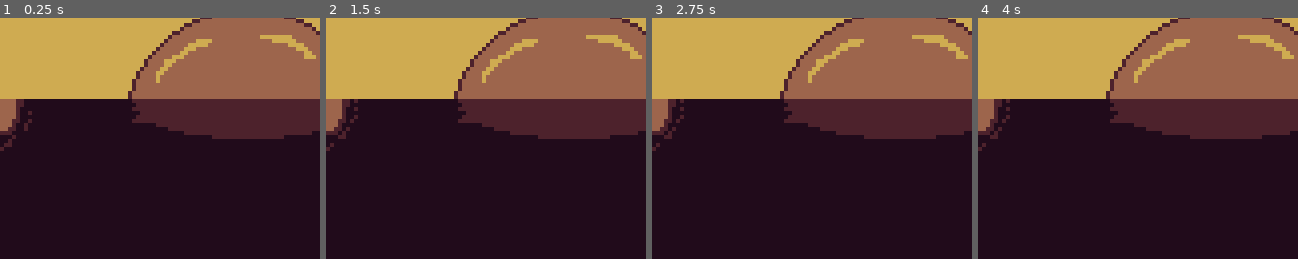
Above: before the commit, frames 1-4 (left to right).
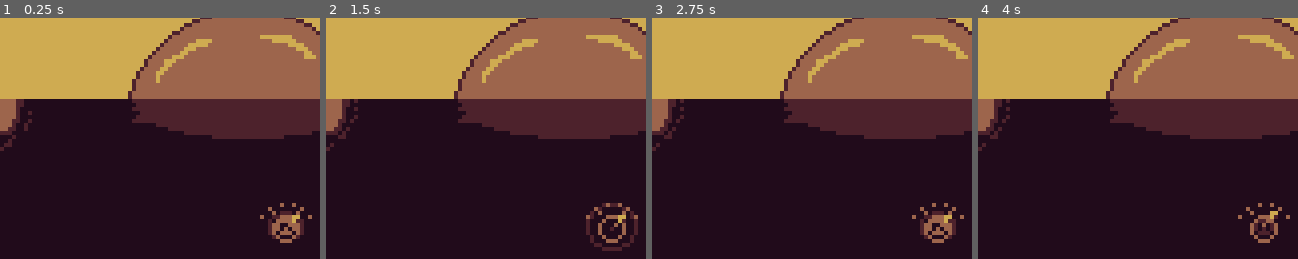
Above: after the commit, the same moments.

Repository: AparneetDey/luckyCatch
Game: Godot game, scene res://scenes/world/world.tscn
Two runs of this game, one before a commit and one after it. Both use one fixed random seed, a clock stepped at 60 frames per second and the inputs below.
Inputs:
- Up to frame 1 (0.25 s): no input
- Up to frame 2 (1.5 s): no input
- Up to frame 3 (2.75 s): no input
- Up to frame 4 (4 s): no input
The pictures show only the part of the screen within x 3-53%, y 4-54%; the shares and areas given below are measured in that part.

The runs differ from the first frame. In frame 1, 1.1% of the frame differs, in the area x 81-98%, y 76-94%; in frame 2, 1.2%, in the area x 81-98%, y 76-97%; in frame 3, 1.1%; in frame 4, 0.8%.

Commit message:
Add bobber scene and dynamic river ripples
Introduces a new animated bobber scene with bobber/splash sprites and idle/catch animations, then places it in the world scene. Adds a River script that periodically spawns ripple VFX at random RippleSpots using configurable min/max delays, and wires the river scene to use it. Also fixes the sky scene resource path casing in world.tscn.

Diff:
--- /dev/null
+++ b/scenes/environment/river/river.gd
@@ -0,0 +1,29 @@
+extends Node2D
+
+const RIPPLE_PREFAB = preload("res://scenes/vfx/ripple.tscn")
+
+@onready var ripple_spots: Node2D = %RippleSpots
+
+@export var max_ripple_delay : float
+@export var min_ripple_delay : float
+
+var duration_between_ripple : float = 0.0
+var time_since_last_ripple : float = Time.get_ticks_msec()
+
+func _ready() -> void:
+	duration_between_ripple = randf_range(min_ripple_delay, max_ripple_delay)
+	time_since_last_ripple = Time.get_ticks_msec()
+
+func _process(_delta: float) -> void:
+	spawn_ripple()
+
+func spawn_ripple() -> void:
+	if(Time.get_ticks_msec() - time_since_last_ripple > duration_between_ripple):
+		var ripple : Node2D = RIPPLE_PREFAB.instantiate()
+		var ind : int = randi_range(0, ripple_spots.get_child_count() - 1)
+		var ripple_spot : Node2D = ripple_spots.get_child(ind)
+
+		ripple.global_position = ripple_spot.global_position
+		call_deferred("add_child", ripple)
+		duration_between_ripple = randf_range(min_ripple_delay, max_ripple_delay)
+		time_since_last_ripple = Time.get_ticks_msec()
--- a/scenes/environment/river/river.tscn
+++ b/scenes/environment/river/river.tscn
@@ -1,5 +1,6 @@
 [gd_scene format=3 uid="uid://c1tejbeekvmmm"]
 
+[ext_resource type="Script" uid="uid://ckb8oaq6t0tj" path="res://scenes/environment/river/river.gd" id="1_0gs15"]
 [ext_resource type="Texture2D" uid="uid://ccpavqhtb8fxa" path="res://assets/river/river-sprite.png" id="1_43qx3"]
 
 [sub_resource type="Animation" id="Animation_0gs15"]
@@ -42,6 +43,9 @@
 }
 
 [node name="River" type="Node2D" unique_id=1554497775]
+script = ExtResource("1_0gs15")
+max_ripple_delay = 7000.0
+min_ripple_delay = 2000.0
 
 [node name="RiverSprite" type="Sprite2D" parent="." unique_id=686802798]
 texture = ExtResource("1_43qx3")
@@ -52,23 +56,24 @@
 libraries/ = SubResource("AnimationLibrary_vrvo8")
 autoplay = &"idle"
 
-[node name="FishSpots" type="Node2D" parent="." unique_id=22614431]
+[node name="RippleSpots" type="Node2D" parent="." unique_id=22614431]
+unique_name_in_owner = true
 position = Vector2(80, 72)
 
-[node name="Marker1" type="Node2D" parent="FishSpots" unique_id=1355559297]
+[node name="Marker1" type="Node2D" parent="RippleSpots" unique_id=1355559297]
 position = Vector2(-61, 25)
 
-[node name="Marker2" type="Node2D" parent="FishSpots" unique_id=1243274646]
+[node name="Marker2" type="Node2D" parent="RippleSpots" unique_id=1243274646]
 position = Vector2(-55, -4)
 
-[node name="Marker3" type="Node2D" parent="FishSpots" unique_id=595588467]
+[node name="Marker3" type="Node2D" parent="RippleSpots" unique_id=595588467]
 position = Vector2(45, -13)
 
-[node name="Marker4" type="Node2D" parent="FishSpots" unique_id=373636143]
+[node name="Marker4" type="Node2D" parent="RippleSpots" unique_id=373636143]
 position = Vector2(22, 7)
 
-[node name="Marker5" type="Node2D" parent="FishSpots" unique_id=1423063493]
+[node name="Marker5" type="Node2D" parent="RippleSpots" unique_id=1423063493]
 position = Vector2(49, 28)
 
-[node name="Marker6" type="Node2D" parent="FishSpots" unique_id=2115942278]
+[node name="Marker6" type="Node2D" parent="RippleSpots" unique_id=2115942278]
 position = Vector2(-28, 16)
--- /dev/null
+++ b/scenes/fishingRod/bobber.tscn
@@ -0,0 +1,134 @@
+[gd_scene format=3 uid="uid://r1wmc4ra70oc"]
+
+[ext_resource type="Texture2D" uid="uid://dsdtwpanulsdd" path="res://assets/vfx/ripple-sprite.png" id="1_gimnf"]
+[ext_resource type="Texture2D" uid="uid://dlc176dtqq6xn" path="res://assets/fishingRod/bobber-sprite.png" id="1_kkebe"]
+[ext_resource type="Texture2D" uid="uid://d35rr2uujg8rp" path="res://assets/fishingRod/splash-sprite.png" id="2_2fmbl"]
+
+[sub_resource type="Animation" id="Animation_gimnf"]
+length = 0.001
+tracks/0/type = "value"
+tracks/0/imported = false
+tracks/0/enabled = true
+tracks/0/path = NodePath("BobberSprite:frame")
+tracks/0/interp = 1
+tracks/0/loop_wrap = true
+tracks/0/keys = {
+"times": PackedFloat32Array(0),
+"transitions": PackedFloat32Array(1),
+"update": 1,
+"values": [0]
+}
+tracks/1/type = "value"
+tracks/1/imported = false
+tracks/1/enabled = true
+tracks/1/path = NodePath("RippleSprite:frame")
+tracks/1/interp = 1
+tracks/1/loop_wrap = true
+tracks/1/keys = {
+"times": PackedFloat32Array(0),
+"transitions": PackedFloat32Array(1),
+"update": 1,
+"values": [0]
+}
+tracks/2/type = "value"
+tracks/2/imported = false
+tracks/2/enabled = true
+tracks/2/path = NodePath("SplashSprite:frame")
+tracks/2/interp = 1
+tracks/2/loop_wrap = true
+tracks/2/keys = {
+"times": PackedFloat32Array(0),
+"transitions": PackedFloat32Array(1),
+"update": 1,
+"values": [0]
+}
+
+[sub_resource type="Animation" id="Animation_tggis"]
+resource_name = "catch"
+length = 0.3
+step = 0.2
+tracks/0/type = "value"
+tracks/0/imported = false
+tracks/0/enabled = true
+tracks/0/path = NodePath("BobberSprite:frame")
+tracks/0/interp = 1
+tracks/0/loop_wrap = true
+tracks/0/keys = {
+"times": PackedFloat32Array(0, 0.2),
+"transitions": PackedFloat32Array(1, 1),
+"update": 1,
+"values": [4, 5]
+}
+tracks/1/type = "value"
+tracks/1/imported = false
+tracks/1/enabled = true
+tracks/1/path = NodePath("SplashSprite:frame")
+tracks/1/interp = 1
+tracks/1/loop_wrap = true
+tracks/1/keys = {
+"times": PackedFloat32Array(0, 0.19999999),
+"transitions": PackedFloat32Array(1, 1),
+"update": 1,
+"values": [0, 1]
+}
+
+[sub_resource type="Animation" id="Animation_2fmbl"]
+resource_name = "idle"
+length = 0.8
+loop_mode = 1
+step = 0.2
+tracks/0/type = "value"
+tracks/0/imported = false
+tracks/0/enabled = true
+tracks/0/path = NodePath("BobberSprite:frame")
+tracks/0/interp = 1
+tracks/0/loop_wrap = true
+tracks/0/keys = {
+"times": PackedFloat32Array(0, 0.2, 0.4, 0.6),
+"transitions": PackedFloat32Array(1, 1, 1, 1),
+"update": 1,
+"values": [0, 1, 2, 3]
+}
+tracks/1/type = "value"
+tracks/1/imported = false
+tracks/1/enabled = true
+tracks/1/path = NodePath("RippleSprite:frame")
+tracks/1/interp = 1
+tracks/1/loop_wrap = true
+tracks/1/keys = {
+"times": PackedFloat32Array(0, 0.2, 0.4, 0.6, 0.8),
+"transitions": PackedFloat32Array(1, 1, 1, 1, 1),
+"update": 1,
+"values": [0, 1, 2, 3, 4]
+}
+
+[sub_resource type="AnimationLibrary" id="AnimationLibrary_tggis"]
+_data = {
+&"RESET": SubResource("Animation_gimnf"),
+&"catch": SubResource("Animation_tggis"),
+&"idle": SubResource("Animation_2fmbl")
+}
+
+[node name="Bobber" type="Node2D" unique_id=374119411]
+
+[node name="RippleSprite" type="Sprite2D" parent="." unique_id=1451355914]
+texture = ExtResource("1_gimnf")
+centered = false
+offset = Vector2(-9, -8)
+hframes = 5
+
+[node name="SplashSprite" type="Sprite2D" parent="." unique_id=219159759]
+texture = ExtResource("2_2fmbl")
+centered = false
+offset = Vector2(-8, -8)
+hframes = 2
+
+[node name="BobberSprite" type="Sprite2D" parent="." unique_id=2053975592]
+texture = ExtResource("1_kkebe")
+centered = false
+offset = Vector2(-8, -8)
+hframes = 6
+
+[node name="AnimationPlayer" type="AnimationPlayer" parent="." unique_id=308328116]
+libraries/ = SubResource("AnimationLibrary_tggis")
+autoplay = &"idle"
--- a/scenes/world/world.tscn
+++ b/scenes/world/world.tscn
@@ -1,8 +1,9 @@
 [gd_scene format=3 uid="uid://du0pq4mrtxkp1"]
 
 [ext_resource type="PackedScene" uid="uid://c1tejbeekvmmm" path="res://scenes/environment/river/river.tscn" id="1_sl2e5"]
-[ext_resource type="PackedScene" uid="uid://c4ch4uq2ifiq8" path="res://scenes/Environment/sky/sky.tscn" id="2_1fp7r"]
+[ext_resource type="PackedScene" uid="uid://c4ch4uq2ifiq8" path="res://scenes/environment/sky/sky.tscn" id="2_1fp7r"]
 [ext_resource type="PackedScene" uid="uid://lb8wxqoe3vvg" path="res://scenes/ui/ui.tscn" id="3_1fp7r"]
+[ext_resource type="PackedScene" uid="uid://r1wmc4ra70oc" path="res://scenes/fishingRod/bobber.tscn" id="4_6m72w"]
 
 [node name="World" type="Node2D" unique_id=1446171337]
 
@@ -11,3 +12,6 @@
 [node name="Sky" parent="." unique_id=930396837 instance=ExtResource("2_1fp7r")]
 
 [node name="UI" parent="." unique_id=1434395001 instance=ExtResource("3_1fp7r")]
+
+[node name="Bobber" parent="." unique_id=374119411 instance=ExtResource("4_6m72w")]
+position = Vector2(77, 80)
Binary file added: assets/fishingRod/bobber-sprite.png
Not shown, added: assets/fishingRod/bobber-sprite.png.import
Binary file added: assets/fishingRod/splash-sprite.png
Not shown, added: assets/fishingRod/splash-sprite.png.import
Not shown, added: scenes/environment/river/river.gd.uid
